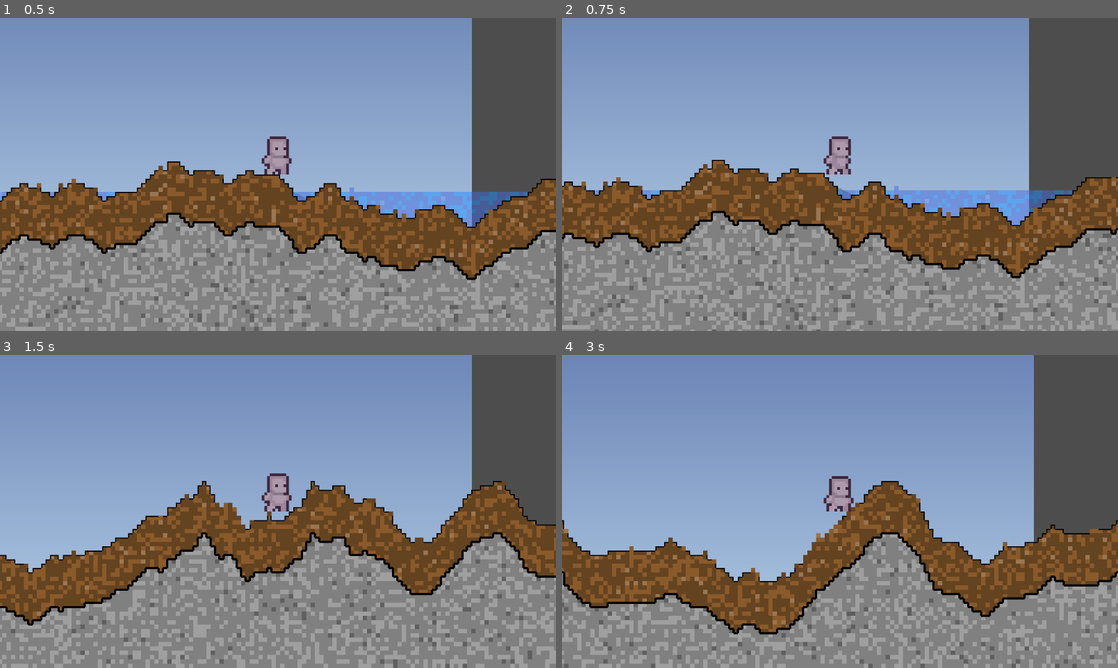
Above: before the commit, frames 1-4 (two rows, left to right).
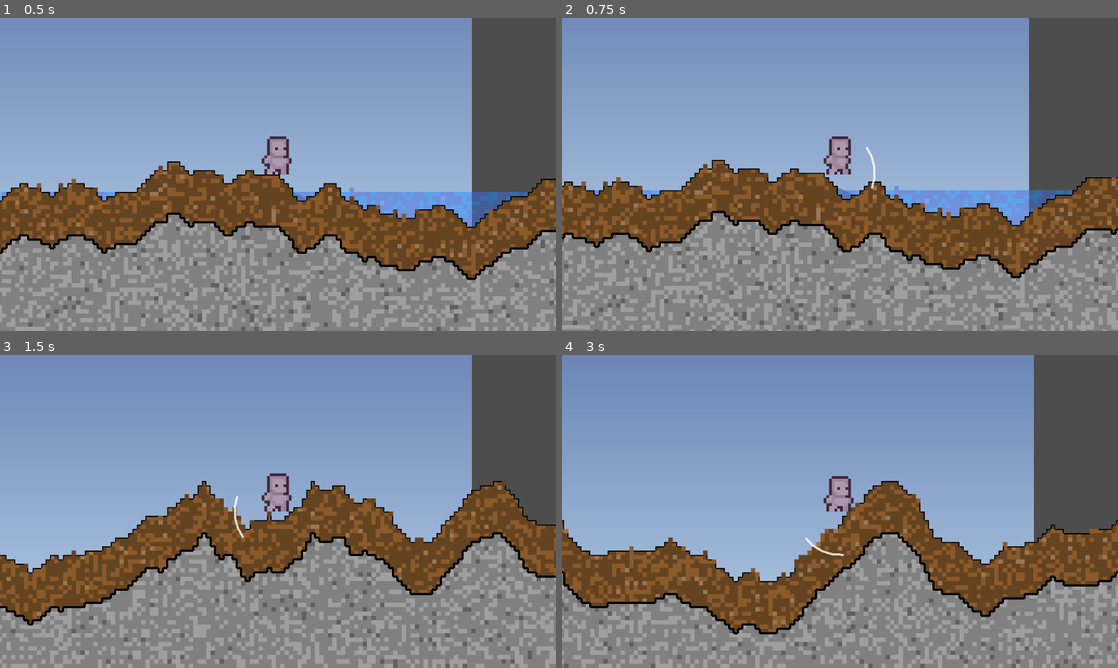
Above: after the commit, the same moments.

Repository: MessrsBrightside/pixel-mixel
Game: Godot game, scene res://scenes/main.tscn
Two runs of this game, one before a commit and one after it. Both use one fixed random seed, a clock stepped at 60 frames per second and the inputs below.
Inputs (mouse positions are in pixels of both pictures, inside the frame that each line leads up to):
- Up to frame 1 (0.5 s): no input
- Up to frame 2 (0.75 s): tap Enter (ui_accept) at 0.5 s; move the mouse to (962, 158) at 0.52 s; hold Right (ui_right) from 0.53 s (still down); tap 1 at 0.6 s; click (962, 158) at 0.67 s
- Up to frame 3 (1.5 s): tap Enter (ui_accept) at 0.77 s; move the mouse to (166, 527) at 1.27 s; release Right (ui_right) at 1.28 s; hold Down from 1.28 s (still down); tap 2 at 1.35 s; click (166, 527) at 1.42 s
- Up to frame 4 (3 s): tap Enter (ui_accept) at 1.52 s; move the mouse to (895, 442) at 2.02 s; release Down at 2.03 s; hold Right (ui_right) 2.03-2.78 s; tap 3 at 2.1 s; click (895, 442) at 2.17 s; move the mouse to (812, 574) at 2.77 s; hold Up from 2.78 s (still down); tap 4 at 2.85 s; click (812, 574) at 2.92 s

Frame 1 is identical in both runs. In frame 2, less than 0.1% of the frame differs, in the area x 54-57%, y 41-55%; in frame 3, 0.1%; in frame 4, 0.2%, in the area x 41-51%, y 52-68%.

Commit message:
Fix attack lag (render only on movement, fewer ticks), add slash visual, kick chunks in attack direction

Diff:
--- a/scenes/main.gd
+++ b/scenes/main.gd
@@ -56,7 +56,8 @@
 			_total_ticks += 1
 		else:
 			break
-	_renderer.render()
+	if moved:
+		_renderer.render()
 	if not moved:
 		_settling = false
 		_update_label("settled (seed %d, %d ticks)" % [_current_seed, _total_ticks])
@@ -159,4 +160,5 @@
 
 func _on_player_attacked() -> void:
 	_settling = true
+	_ticks_per_frame = 5  # fewer ticks during gameplay for responsiveness
 	_renderer.render()
--- a/scripts/blade_attack.gd
+++ b/scripts/blade_attack.gd
@@ -27,6 +27,9 @@
 	var freed := 0
 	var remaining := power
 	var chunk_size := 4.0
+	# Kick direction in chunk units
+	var kick_x := int(sign(dir.x)) * 2
+	var kick_y := int(sign(dir.y))
 
 	for step in range(RANGE):
 		var sample := origin + dir * (step + 1) * chunk_size
@@ -43,7 +46,7 @@
 		if chunk.terrain == 0 or chunk.state == ChunkGrid.State.LIQUID:
 			continue
 		if chunk.state == ChunkGrid.State.LOOSE:
-			continue  # Already loose
+			continue
 
 		var tdef: TerrainDef = terrain_defs[chunk.terrain] if chunk.terrain < terrain_defs.size() else null
 		if tdef == null:
@@ -52,9 +55,16 @@
 		var toughness: float = tdef.toughness
 		if remaining >= toughness:
 			remaining -= toughness
-			grid.set_chunk(pos, chunk.terrain, chunk.color, ChunkGrid.State.LOOSE)
+			# Free the chunk and kick it in attack direction
+			grid.set_chunk(pos, 0, 0, 0)
+			var dest := Vector2i(pos.x + kick_x, pos.y + kick_y)
+			if grid.is_in_bounds(dest) and grid.get_chunk(dest).terrain == 0:
+				grid.set_chunk(dest, chunk.terrain, chunk.color, ChunkGrid.State.LOOSE)
+			else:
+				# Can't kick, just leave in place as loose
+				grid.set_chunk(pos, chunk.terrain, chunk.color, ChunkGrid.State.LOOSE)
 			freed += 1
 		else:
-			break  # Power exhausted
+			break
 
 	return freed
--- a/scripts/player.gd
+++ b/scripts/player.gd
@@ -73,7 +73,25 @@
 			return
 		var dir := (get_global_mouse_position() - global_position).normalized()
 		_blade.execute(chunk_grid, global_position, dir, 3.0, terrain_defs)
+		_show_slash(dir)
 		attacked.emit()
+
+
+func _show_slash(dir: Vector2) -> void:
+	var slash := Line2D.new()
+	slash.width = 2.0
+	slash.default_color = Color(1, 1, 1, 0.8)
+	# Arc: 5 points in a fan
+	var angle := dir.angle()
+	var spread := 0.5  # radians
+	for i in range(5):
+		var a := angle - spread + (spread * 2.0 * i / 4.0)
+		slash.add_point(Vector2.from_angle(a) * 40.0)
+	get_parent().add_child(slash)
+	slash.global_position = global_position
+	# Remove after short time
+	var timer := get_tree().create_timer(0.15)
+	timer.timeout.connect(slash.queue_free)
 
 
 func _move(delta: float) -> void:
